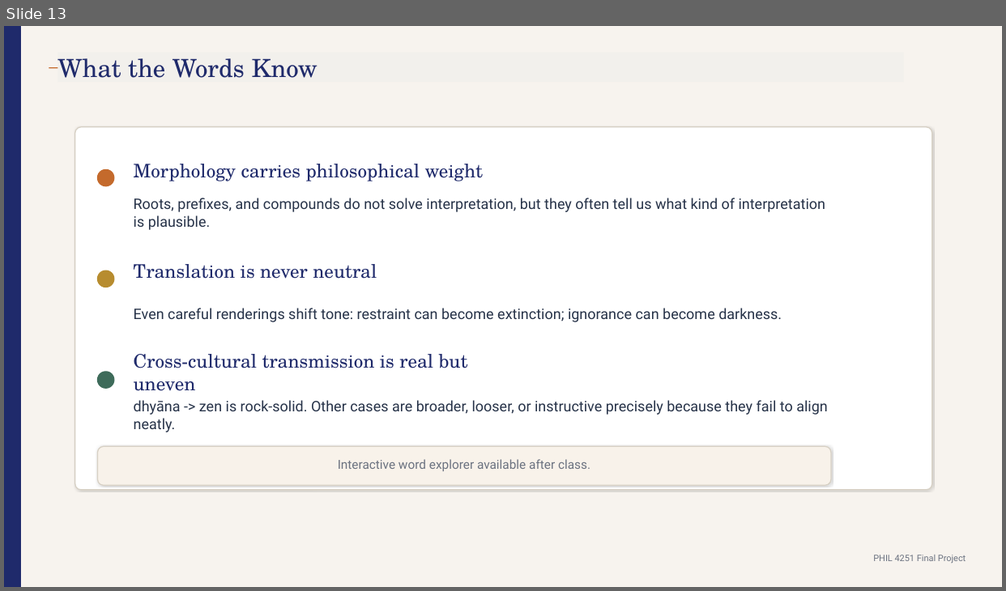
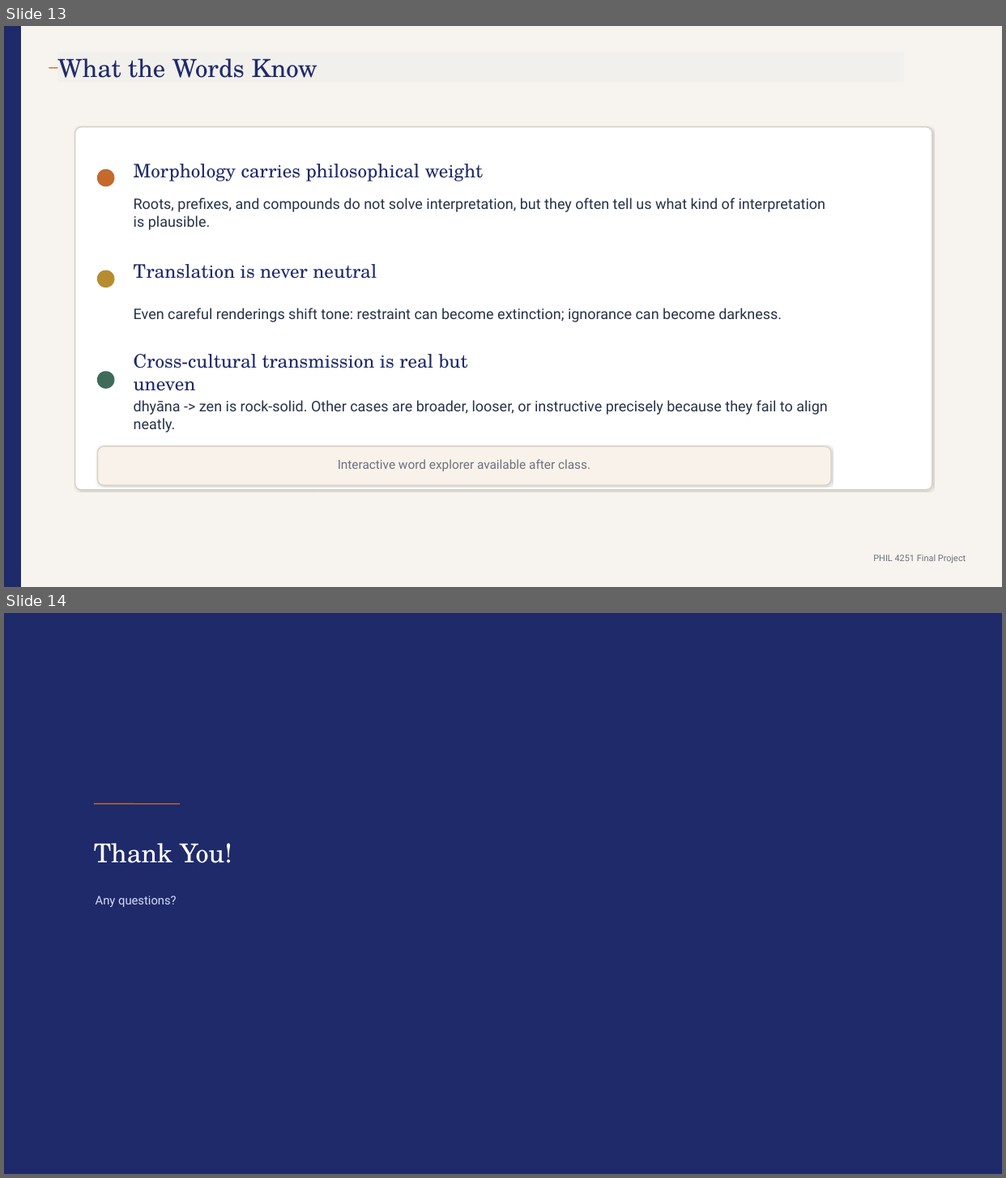
Before and after one commit to jbajaj6/sanskrit_etymology, a slide deck: docs/final_presentation.pptx. Shown one above the other, each under a label of ours: slide 13 before the commit, slides 13 and 14 after it. The pictures are 1006x591 and 1006x1178 pixels, drawn with LibreOffice and Linux fonts; fonts in the diff are those of the drawing. Boxes give left, top, right and bottom in pixels: in the first picture for what was removed or moved away, otherwise in the second. Text is boxed around its words. In the diff, an @@ line names an element or a change of style, - is before the commit and + after.

```diff
--- a/docs/final_presentation.pptx
+++ b/docs/final_presentation.pptx
@@ slide 14 added at (x1=4, y1=613, x2=1002, y2=1174), background #1F2A6B @@
@@ line added from (94, 804) to (180, 804), #C46A2C 1 pt @@
@@ text added at (x1=94, y1=843, x2=232, y2=863), 25 pt, text #FFFFFF @@
+Thank You!
@@ text added at (x1=96, y1=896, x2=177, y2=907), 11.5 pt, text #D6DDF5 @@
+Any questions?
```
Also in this commit, not shown: 1 slide changed, 1 other slide added, 1 slide removed, 9 other files.
